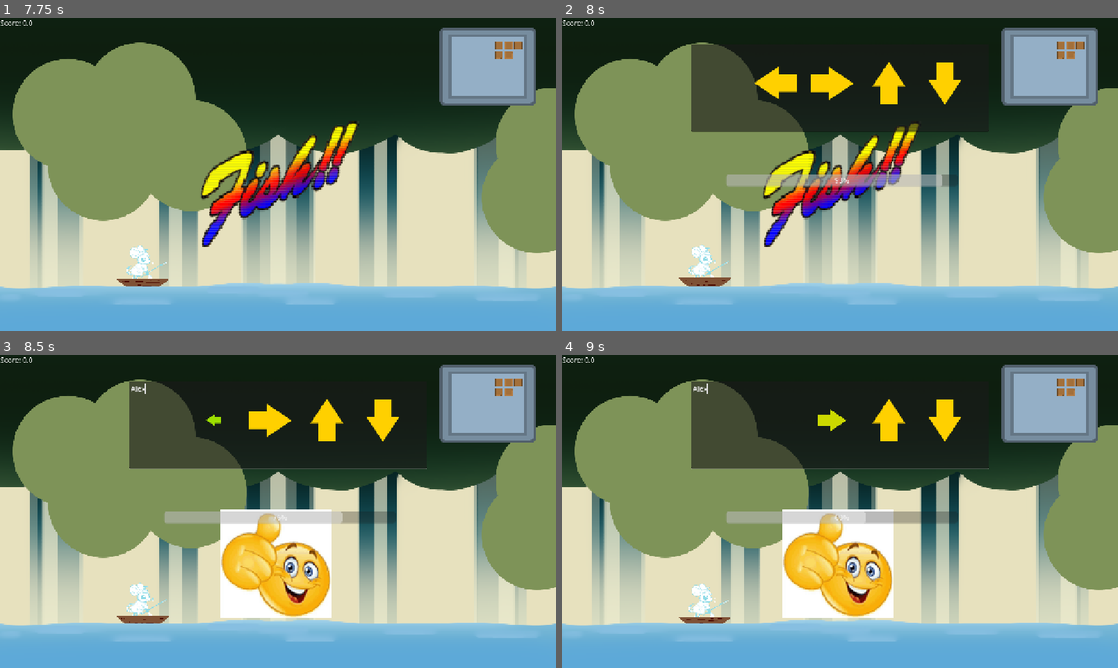
Above: before the commit, frames 1-4 (two rows, left to right).
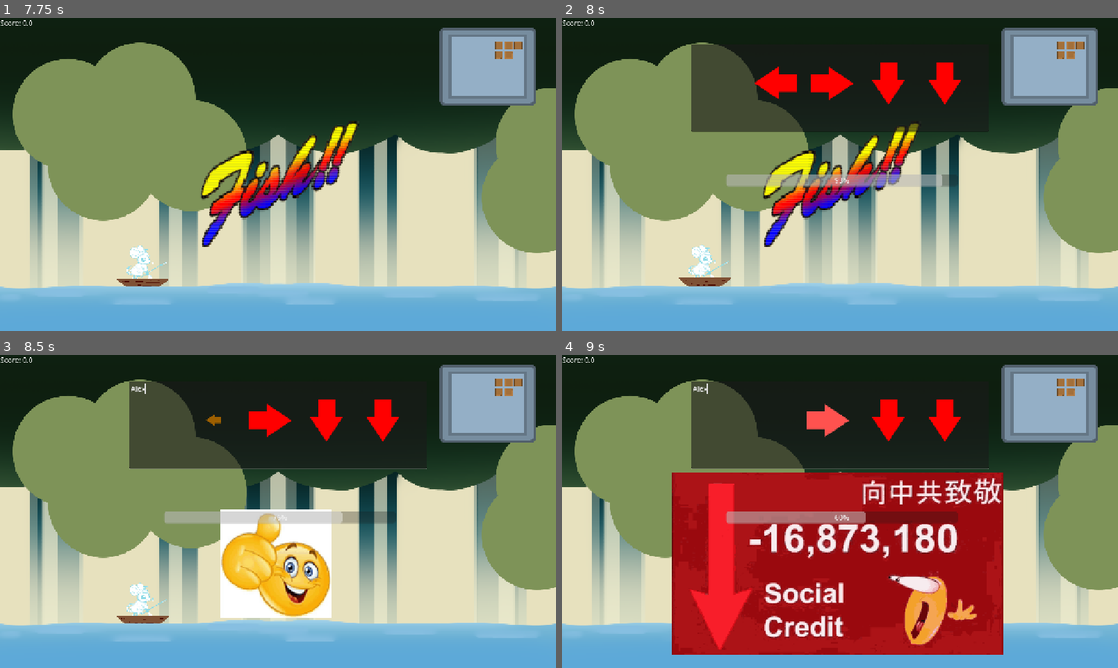
Above: after the commit, the same moments.

Repository: Meoah/Team-Awesome
Game: Godot game, scene res://scenes/game/main_menu.tscn
Same seed, same stepped clock (60 frames per second), same inputs: the game is played once before the commit and once after it.
Inputs (mouse positions are in pixels of both pictures, inside the frame that each line leads up to):
- Up to frame 1 (7.75 s): click "Start Game" at 0.5 s; tap Enter (ui_accept) at 1.25, 1.52, 2.27, 3.77, 4.25, 4.52, 5.27, 6.77, 7.52 s; hold Right (Right) 1.28-2.03 s; hold Down (Down) 2.03-2.78 s; hold Right (Right) 2.78-3.53 s; hold Up (Up) 3.53-4.28 s; hold Left (Left) 4.28-5.78 s; hold Down (Down) 5.78-6.53 s; hold Right (Right) 6.53-7.28 s; hold Up (Up) from 7.28 s (still down)
- Up to frame 2 (8 s): keep holding Up (Up)
- Up to frame 3 (8.5 s): release Up (Up) at 8 s; click (278, 423) at 8.02 s; type "Alex" at 8.1 s
- Up to frame 4 (9 s): hold Right (Right) from 8.78 s (still down)

Frame 1 is identical in both runs. In frame 2, 1.8% of the frame differs, in the area x 34-72%, y 14-28%; in frame 3, 1.4%; in frame 4, 36%, in the area x 19-80%, y 14-96%.
Error after the commit: Invalid access of index '-1' on a base object of type: 'Array[String]'. (res://scripts/ui/arrows.gd:73)

Commit message:
Adding Evil Variant
Trying to add Evil Variant that displays an input as red and the opposite input should be pressed

Diff:
--- a/scenes/ui/arrow_sprite.gd
+++ b/scenes/ui/arrow_sprite.gd
@@ -24,7 +24,10 @@
 
 func erase():
 	var tween = get_tree().create_tween()
-	tween.parallel().tween_property(self, "skew", 89.9 , 0.4)
-	tween.tween_property(self, "modualte", Color(1.0, 0.58, 0.58, 0.212) , 1)
+	tween.parallel().tween_property(self, "skew", deg_to_rad(90),0.1)
 	await  get_tree().create_timer(0.5).timeout
 	queue_free()
+
+
+func evilize():
+	modulate = Color(1.0, 0.0, 0.0, 1.0)
--- a/scenes/ui/arrows.tscn
+++ b/scenes/ui/arrows.tscn
@@ -75,6 +75,7 @@
 progress_bar = NodePath("ProgressBar")
 success = ExtResource("8_20txf")
 failure = ExtResource("9_rvcsd")
+variants = Array[String](["Evil", "Evil"])
 arrow_direction = Dictionary[String, Texture2D]({
 "Down": ExtResource("12_mx6gi"),
 "Left": ExtResource("10_qdfjh"),
--- a/scripts/ui/arrows.gd
+++ b/scripts/ui/arrows.gd
@@ -8,6 +8,7 @@
 @export var progress_bar : ProgressBar
 @export var success : Texture2D
 @export var failure : Texture2D
+@export var variants : Array[String]
 
 @export var arrow_direction : Dictionary[String, Texture2D]
 
@@ -20,19 +21,28 @@
 var caught = 0
 var sprite_array : Array[ArrowSprite]
 
-var variant : bool
-
+
+var variant
+var chosen_variant : String
+var varied_gold : bool = false
+var varied_evil : bool = false
 
 #Protoype for making variants. If fish is variant, makes arrows gold and fails on incorrect input
-func make_variant():
-	if randi_range(0,5) > 2:
-		variant = true
-
+func choose_variant():
+	chosen_variant = variants.pick_random()
+
+func apply_variant():
+	if chosen_variant =="Gold":
+		varied_gold = true
+	elif chosen_variant == "Evil":
+		varied_evil = true
+		evilize()
 
 
 
 func start_minigame():
-	make_variant()
+	choose_variant()
+	apply_variant()
 	$Reaction.texture = null #Clears out the Image loaded
 	current_fish = potential_fish.pick_random() # Picks a random fish
 	current_fish.intialize() # Prepares the array of correct inputs
@@ -41,6 +51,8 @@
 	display_text = correct_inputs.duplicate(true)
 	print(current_fish.name) #Debug
 	cleared = false
+	if varied_evil:
+		evilize()
 	timer.start(current_fish.time)
 	#text_render()
 	timer.set_paused(false)
@@ -55,6 +67,17 @@
 #Initialize Script
 func _ready() -> void:
 	start_minigame()
+
+func evilize():
+	var random_index = randi_range(0, input_array.size() - 1)
+	if input_array[random_index] == "Left":
+		input_array[random_index]= "Right"
+	elif input_array[random_index] == "Up":
+		input_array[random_index]= "Down"
+	elif input_array[random_index] == "Right":
+		input_array[random_index]= "Left"
+	elif input_array[random_index] == "Down":
+		input_array[random_index]= "Up"
 
 
 #Displays the list of inputs for debug
@@ -106,7 +129,7 @@
 	$Reaction.set_texture(failure)
 	var incorrect_sprite: ArrowSprite = sprite_array[0]
 	incorrect_sprite.incorrect()
-	if variant:
+	if varied_gold:
 		fail()
 	set_process_input(false)
 	await get_tree().create_timer(0.3).timeout
@@ -125,7 +148,7 @@
 
 #Fail Script
 func fail():
-	if variant:
+	if varied_gold:
 		for i in sprite_array:
 			i.erase()
 	timer.set_paused(true)
@@ -160,8 +183,11 @@
 	var count : int =0
 	var measurement : int = 0
 	for i in input_array:
-		if variant:
+		if varied_gold:
 			$ArrowSprite.modulate = Color.GOLD
+		elif varied_evil:
+			$ArrowSprite.evilize()
+			evilize()
 		count += 1
 		var node_to_copy = $ArrowSprite
 		var copy = node_to_copy.duplicate()
@@ -170,4 +196,5 @@
 		sprite_array.append(copy)
 		copy.position = Vector2($ArrowOrigin.position.x +(count * 130), $ArrowOrigin.position.y)
 		measurement += 200
+	print(input_array)
 	$ArrowLoader.position = Vector2($ArrowOrigin.position.x - measurement, $ArrowOrigin.position.y)
Not shown: 1 places in scenes/ui/arrows.tscn that only renumber resources
